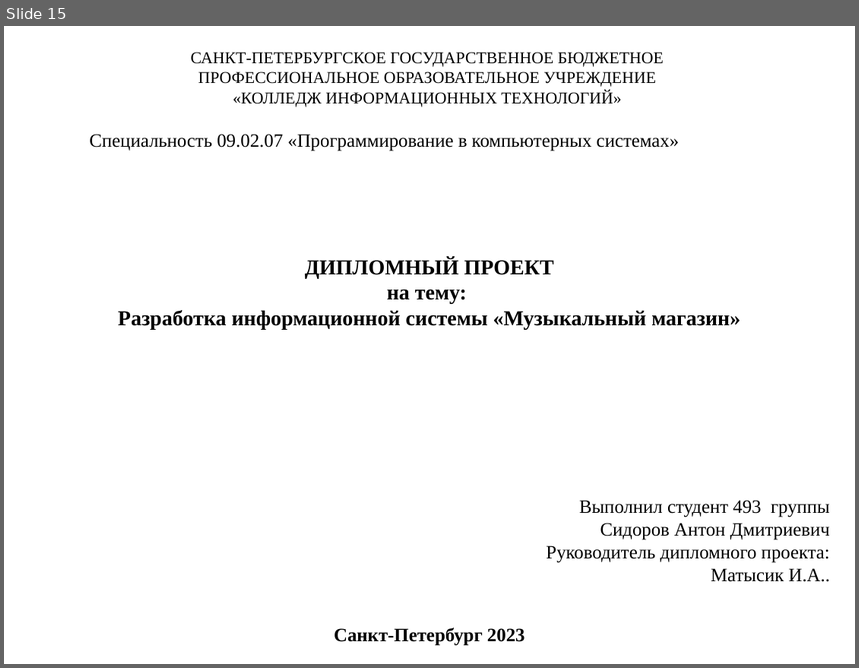
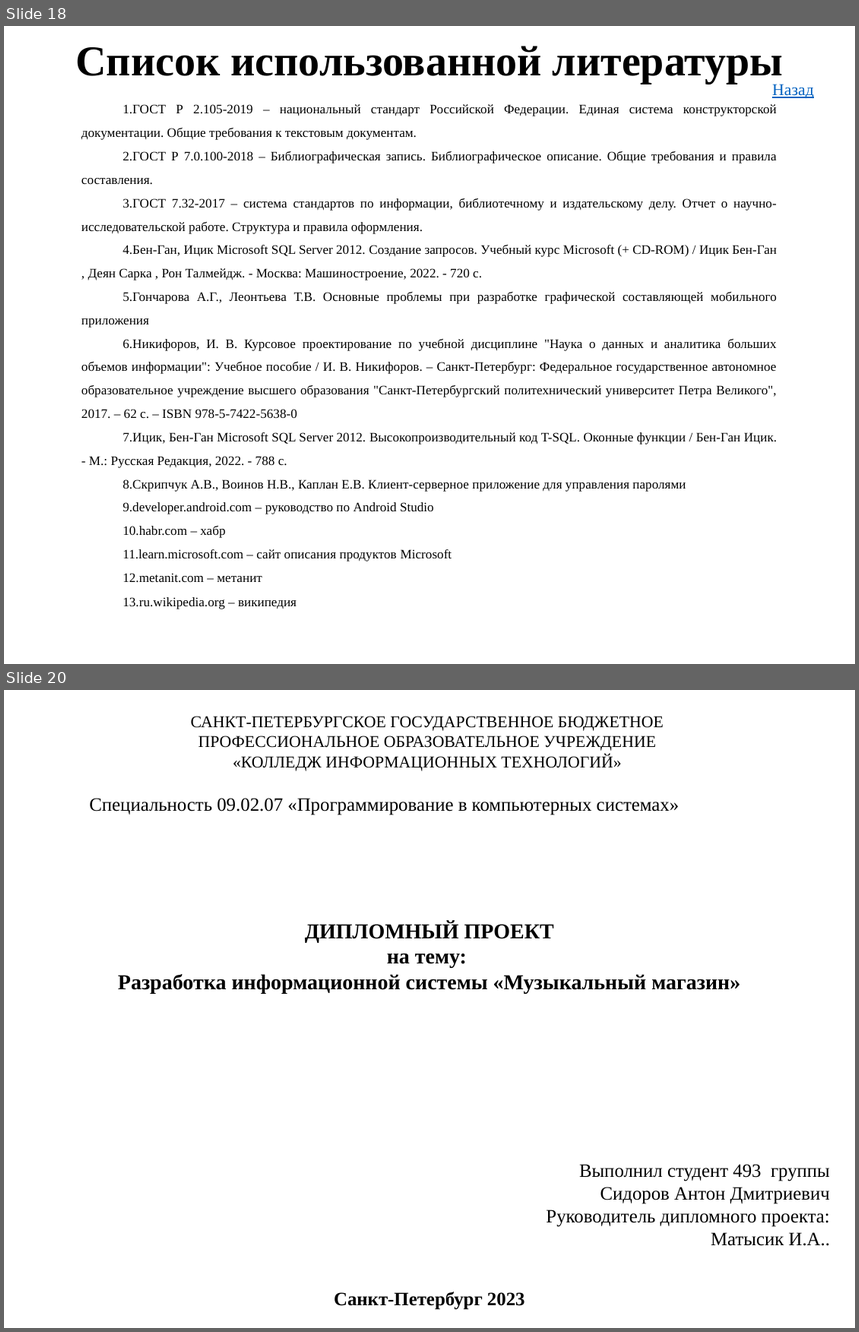
Before and after one commit to AntonSidorov1/DiplomProject, a slide deck: сидоров антон дмитриевич, Группа 493 - Презентация.pptx. Shown one above the other, each under a label of ours: slide 15 before the commit, slides 18 and 20 after it; the slides between them are not shown. The pictures are 859x668 and 859x1332 pixels, drawn with LibreOffice and Linux fonts; fonts in the diff are those of the drawing. Boxes give left, top, right and bottom in pixels: in the first picture for what was removed or moved away, otherwise in the second. Text is boxed around its words. In the diff, an @@ line names an element or a change of style, - is before the commit and + after.

```diff
--- a/сидоров антон дмитриевич, Группа 493 - Презентация.pptx
+++ b/сидоров антон дмитриевич, Группа 493 - Презентация.pptx
@@ slide 18 added at (x1=4, y1=26, x2=855, y2=664), background #FFFFFF @@
@@ text added at (x1=76, y1=46, x2=783, y2=84), 36 pt, text #000000, bold @@
+Список использованной литературы
@@ text added at (x1=772, y1=84, x2=814, y2=98), 14 pt, text #0563C1, underline @@
+Назад
@@ text added at (x1=82, y1=104, x2=777, y2=610), 11 pt, text #000000 @@
+1. ГОСТ Р 2.105-2019 – национальный стандарт Российской Федерации. Единая система конструкторской документации. Общие требования к текстовым документам.
+2. ГОСТ Р 7.0.100-2018 – Библиографическая запись. Библиографическое описание. Общие требования и правила составления.
+3. ГОСТ 7.32-2017 – система стандартов по информации, библиотечному и издательскому делу. Отчет о научно-исследовательской работе. Структура и правила оформления.
+4. Бен-Ган, Ицик Microsoft SQL Server 2012. Создание запросов. Учебный курс Microsoft (+ CD-ROM) / Ицик Бен-Ган , Деян Сарка , Рон Талмейдж. - Москва: Машиностроение, 2022. - 720 c.
+5. Гончарова А.Г., Леонтьева Т.В. Основные проблемы при разработке графической составляющей мобильного приложения
+6. Никифоров, И. В. Курсовое проектирование по учебной дисциплине "Наука о данных и аналитика больших объемов информации": Учебное пособие / И. В. Никифоров. – Санкт-Петербург: Федеральное государственное автономное образовательное учреждение высшего образования "Санкт-Петербургский политехнический университет Петра Великого", 2017. – 62 с. – ISBN 978-5-7422-5638-0
+7. Ицик, Бен-Ган Microsoft SQL Server 2012. Высокопроизводительный код T-SQL. Оконные функции / Бен-Ган Ицик. - М.: Русская Редакция, 2022. - 788 c.
+8. Скрипчук А.В., Воинов Н.В., Каплан Е.В. Клиент-серверное приложение для управления паролями
+9. developer.android.com – руководство по Android Studio
+10. habr.com – хабр
+11. learn.microsoft.com – сайт описания продуктов Microsoft
+12. metanit.com – метанит
+13. ru.wikipedia.org – википедия
@@ what was slide 15 is now slide 20 @@
```
Also in this commit, not shown: 1 slide changed, 9 other slides added, 5 slides removed, 31 other files.
